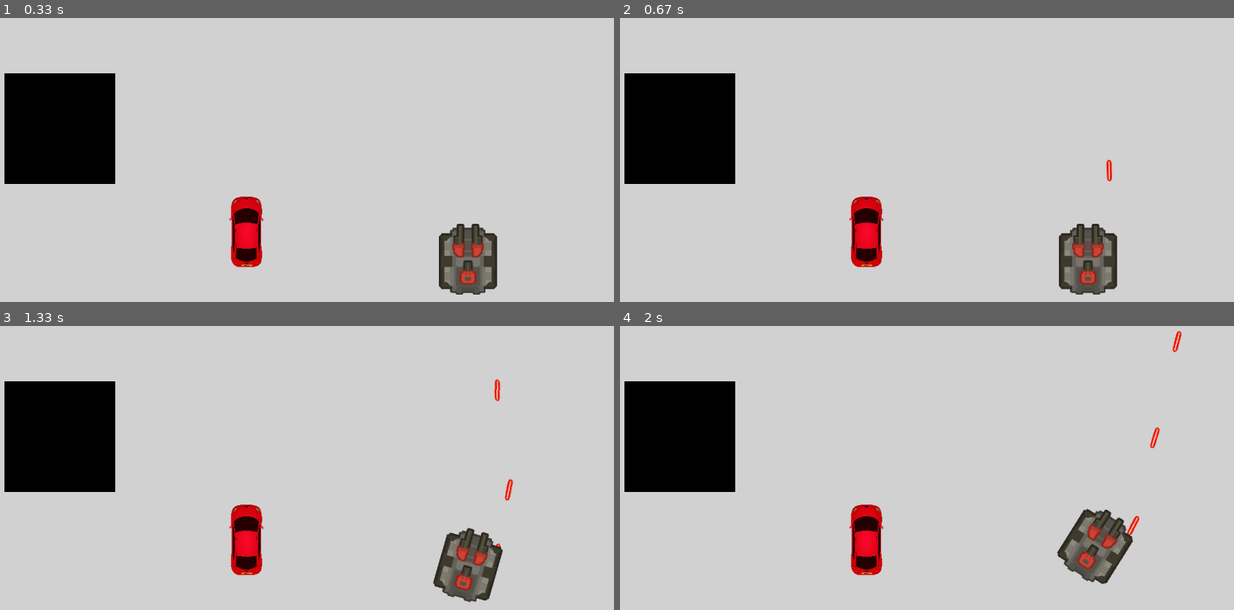
Above: before the commit, frames 1-4 (two rows, left to right).
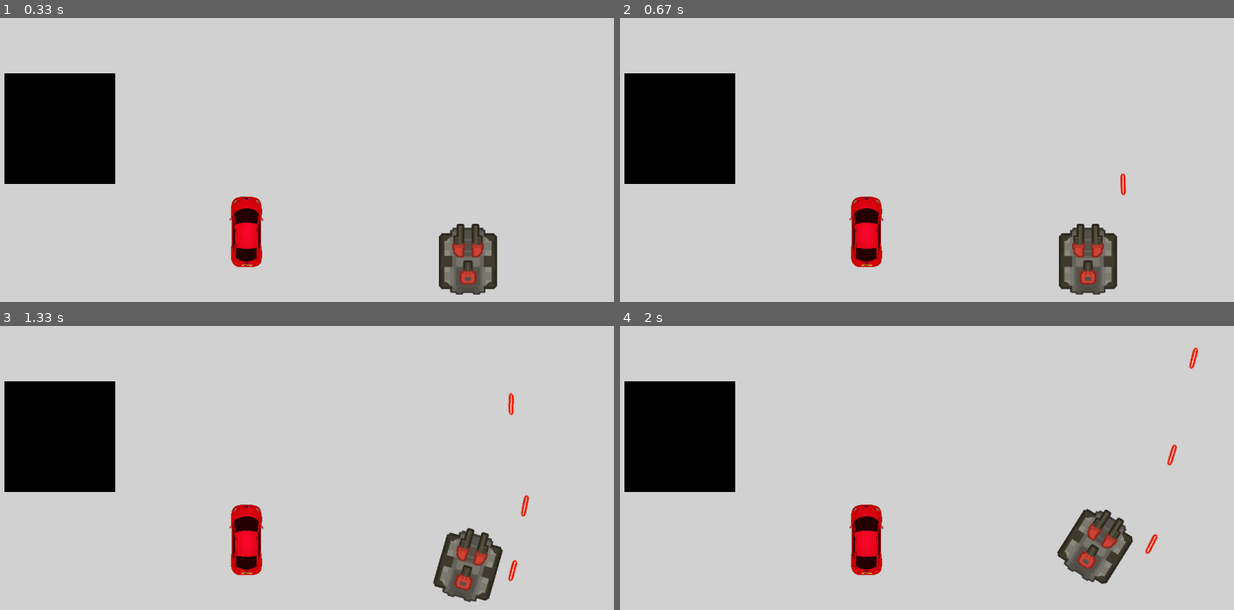
Above: after the commit, the same moments.

Repository: UnluckySlava/PygameVehicleGame
Game: pygame game, started from Pygame_template.py
The game is run twice, just before and just after one commit, with the same random seed, the same clock (stepped at 60 frames per second) and the same inputs.
Inputs:
- Up to frame 1 (0.33 s): no input
- Up to frame 2 (0.67 s): tap Space at 0.33 s
- Up to frame 3 (1.33 s): hold Right 0.67-1.13 s; tap Space at 0.73, 1.03, 1.23 s; hold Up from 1.17 s (still down)
- Up to frame 4 (2 s): release Up at 1.47 s; hold Right 1.5-1.97 s; tap Space at 1.57, 1.87 s

Frame 1 is identical in both runs. In frame 2, 0.1% of the frame differs, in the area x 79-83%, y 49-63%; in frame 3, 0.4%; in frame 4, 0.4%, in the area x 82-95%, y 1-81%.

Commit message:
git commit

Diff:
--- a/Pygame_template.py
+++ b/Pygame_template.py
@@ -9,6 +9,7 @@
 screen = pg.display.set_mode(screen_size)
 clock = pg.time.Clock()
 
+# создаём группы спрайтов
 player = pg.sprite.GroupSingle()
 enemies = pg.sprite.Group()
 visible_sprites = pg.sprite.Group()
@@ -16,16 +17,16 @@
 # создаём препятствие
 square = Square()
 
-# создаём машину
+# создаём "врага"
 car = Car2(pg.image.load('car.png').convert_alpha())
 car.add(enemies)
 
-# создаём танк
+# создаём игрока
 tank = Tank(pg.image.load('tank.png').convert_alpha())
 tank.add(player)
+player_sprite = pg.sprite.GroupSingle(tank)
 
-# player_sprite = pg.sprite.GroupSingle(tank)
-
+# создаём массив снарядов танка
 visible_sprites.add(square, car, tank)
 bullets = []
 
@@ -38,26 +39,23 @@
         if event.type == pg.KEYDOWN:
             if event.key == pg.K_r:
                 visible_sprites.add(square, car)
-
             if event.key == pg.K_SPACE:
-                bullet = Bullet(tank.angle,tank.pos)
+                bullet = Bullet(tank.angle, tank.pos)
                 bullets.append(bullet)
 
     screen.fill('lightgrey')
 
     tank.control()
     tank.physics()
-    tank.draw()
+    tank.update()
 
     car.physics()
-    car.draw()
+    car.update()
 
     for bullet in bullets:
         bullet.physics()
         bullet.collision(visible_sprites)
-        if (0, 0) > bullet.rect.center\
-                or bullet.rect.center > screen_size\
-                or bullet.hit:
+        if bullet.hit:
             bullets.pop(0)
         screen.blit(bullet.image, bullet.rect)
 
@@ -67,3 +65,4 @@
 
     pg.display.flip()
     clock.tick(60)
+    pg.display.set_caption(str(round(clock.get_fps(), 2)))
--- a/car_class2.py
+++ b/car_class2.py
@@ -1,7 +1,10 @@
 import pygame as pg
 from math import *
 
-class Car2(pg.sprite.Sprite):
+class Enemy(pg.sprite.Sprite):
+    pass
+
+class Car2(Enemy):
 
     pos = pg.math.Vector2(600,450)
     angle = 0
@@ -33,12 +36,12 @@
         self.pos.x %= 1200
         self.pos.y %= 700
 
-    def draw(self):
+    def update(self):
         self.image = pg.transform.rotate(self.orig_image, degrees(self.angle))
         self.mask = pg.mask.from_surface(self.image)
 
     def collision(self, obstacles):
         for obstacle in obstacles:
             offset = obstacle.rect.x - self.rect.x, obstacle.rect.y - self.rect.y
-            if self.mask.overlap(obstacle.mask, offset) and obstacle is not self:
+            if self.mask.overlap(obstacle.mask, offset) and not isinstance(obstacle, Car2):
                 pass
--- a/tank_class.py
+++ b/tank_class.py
@@ -1,6 +1,6 @@
 import pygame as pg
 from math import *
-from car_class2 import Car2
+from car_class2 import Enemy
 
 class Tank(pg.sprite.Sprite):
 
@@ -34,7 +34,7 @@
         self.pos.x %= 1200
         self.pos.y %= 700
 
-    def draw(self):
+    def update(self):
         self.image = pg.transform.rotate(self.orig_image, degrees(self.angle))
         self.mask = pg.mask.from_surface(self.image)
 
@@ -62,12 +62,12 @@
     def physics(self):
         self.pos.x -= self.speed * sin(self.angle)
         self.pos.y -= self.speed * cos(self.angle)
-        self.rect.center = self.pos - self.image.get_rect().center
+        self.rect.center = self.pos
 
     def collision(self, obstacles):
         for obstacle in obstacles:
             offset = obstacle.rect.x - self.rect.x, obstacle.rect.y - self.rect.y
             if self.mask.overlap(obstacle.mask, offset) and not isinstance(obstacle,Tank):
-                if isinstance(obstacle, Car2):
+                if isinstance(obstacle, Enemy):
                     obstacle.kill()
                 self.hit = True
